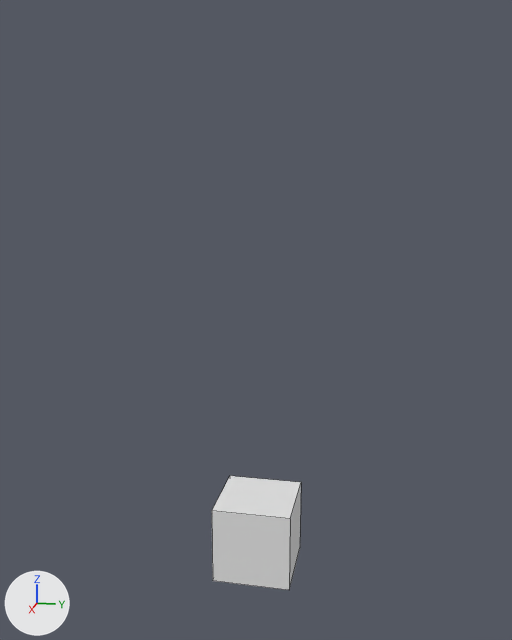
Renders of the Blender file assets/entities/cube.blend from each side of a commit.
Camera for both pictures: a camera (50 mm lens) standing at (16.73, 3.29, 9.94) and looking at (-1.58, -0.37, 5.36). Lighting does not change. The marker at lower left points along +X, +Y and +Z. Mesh edges are drawn as thin lines. Materials are left out; every surface is plain grey.
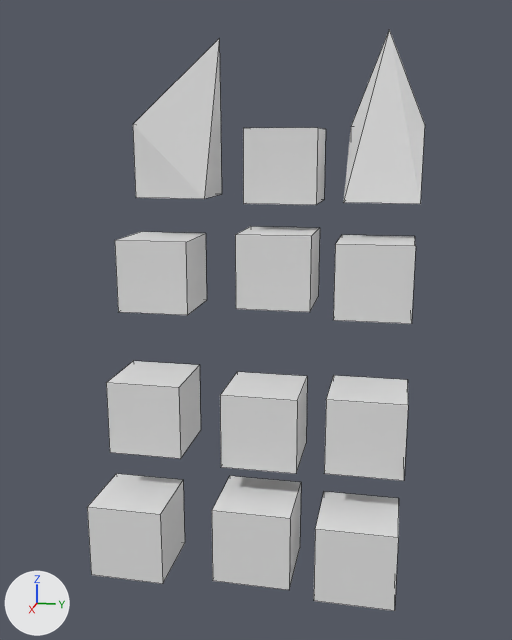
The edits, one by one:
me_cube has 8 vertices, 6 faces and spans x -1.0..1.0, y -1.0..1.0, z -1.0..1.0.
me_cube is used by ob_cube; location (0.0, 0.0, 0.0).
me_cube part 1: a new loose piece, a box spanning x -2.0..0.0, y -1.0..1.0, z 1.72..3.72.
me_cube part 2: a new loose piece, a box spanning x -2.01..-0.01, y 1.72..3.72, z 1.79..3.79.
me_cube part 3: a new loose piece, a box spanning x -0.94..1.06, y -4.34..-2.34, z -1.22..0.78.
me_cube part 4: a new loose piece, a box spanning x -2.07..-0.07, y -4.12..-2.12, z 1.84..3.84.
me_cube part 5: a new loose piece, a box spanning x -0.92..1.08, y 1.63..3.63, z -1.17..0.83.
Mesh me_cube_001 is new.
It has 48 vertices, 36 faces and spans x -2.07..1.08, y -4.34..3.72, z -1.22..6.21.
Object 'Cube.001' (ob_cube_001) is new; it shows me_cube_001.
Its location is (-2.45, 0.1, 6.68).

Pixel boxes (x1, y1, x2, y2) of what changed, in the pictures (512 x 640 px):
'Cube', reshaped (258% wider, 118% taller): before (212, 476, 301, 590); after (87, 361, 408, 611)
'Cube.001', added: after (115, 29, 425, 324)
part 1 of me_cube, added: after (220, 372, 307, 474)
part 2 of me_cube, added: after (324, 375, 408, 481)
part 3 of me_cube, added: after (87, 474, 185, 584)
part 4 of me_cube, added: after (106, 361, 201, 459)
part 5 of me_cube, added: after (314, 491, 399, 611)
